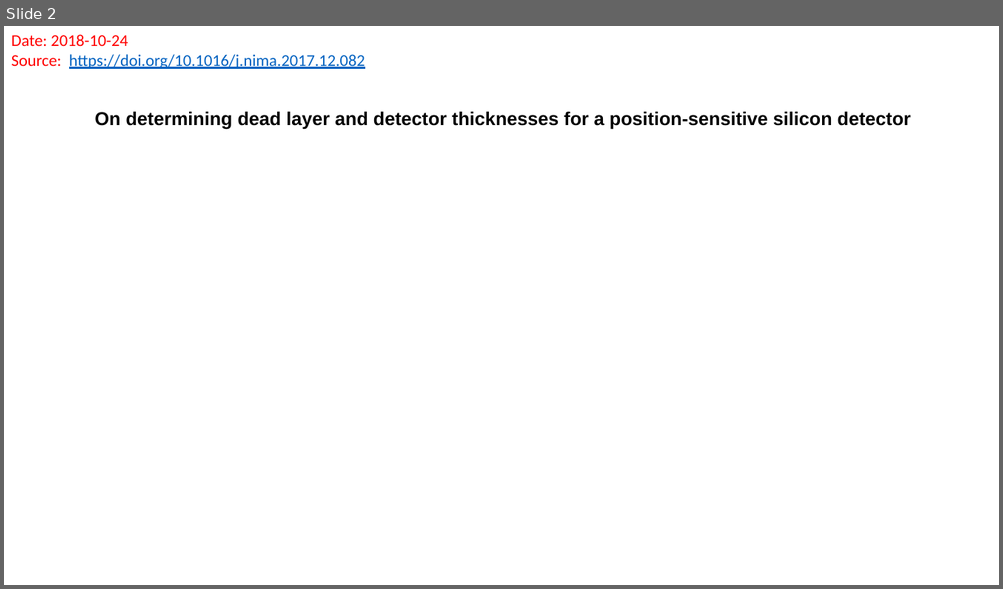
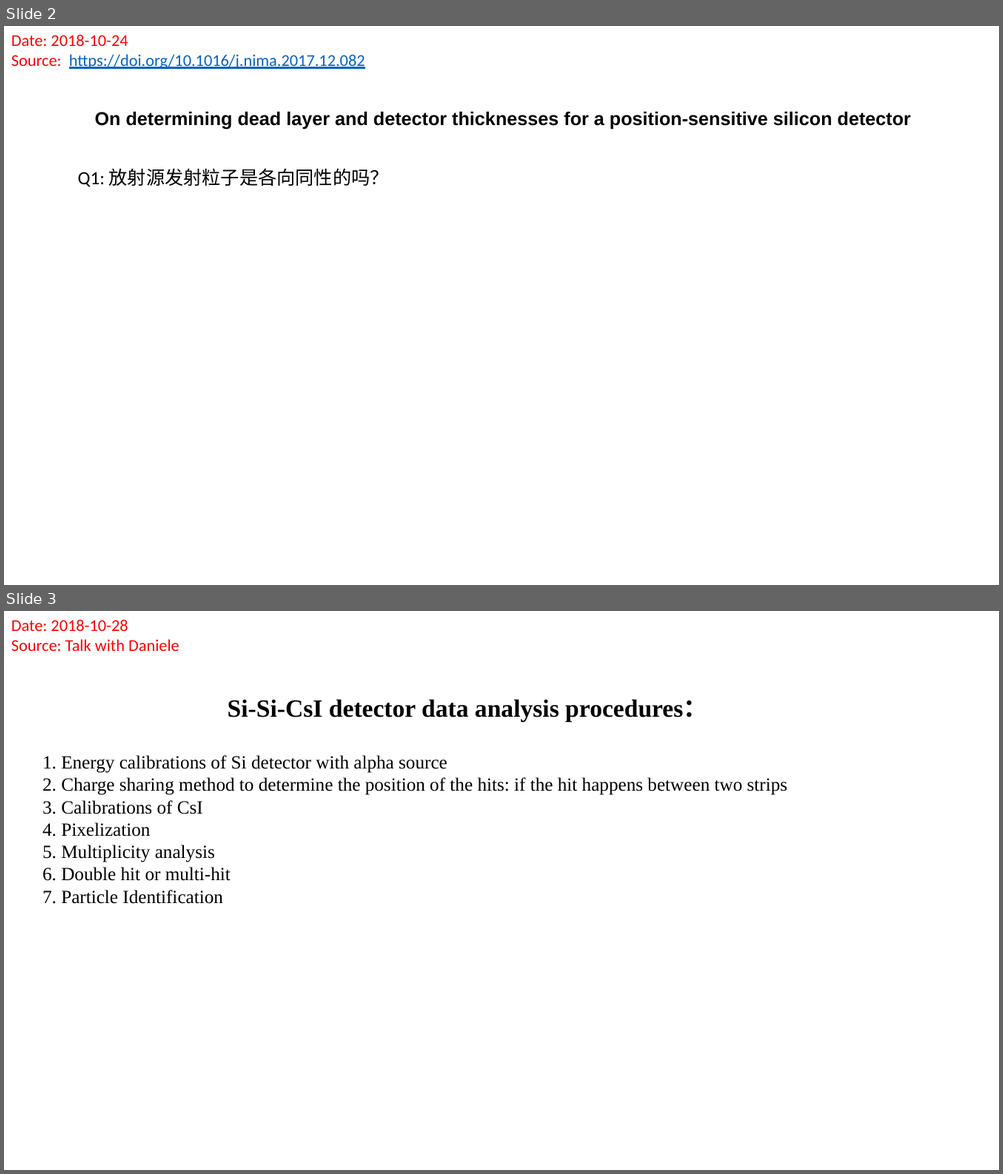
Before and after one commit to gfh16/StudyNotes, a slide deck: 03DE-E-Detector.pptx. Shown one above the other, each under a label of ours: slide 2 before the commit, slides 2 and 3 after it. The pictures are 1003x589 and 1003x1174 pixels, drawn with LibreOffice and Linux fonts; fonts in the diff are those of the drawing. Boxes give left, top, right and bottom in pixels: in the first picture for what was removed or moved away, otherwise in the second. Text is boxed around its words. In the diff, an @@ line names an element or a change of style, - is before the commit and + after.

```diff
--- a/03DE-E-Detector.pptx
+++ b/03DE-E-Detector.pptx
@@ slide 3 added at [4, 611, 999, 1170], background #FFFFFF @@
@@ text added at [11, 619, 179, 651], 16 pt, text #FF0000 @@
+Date: 2018-10-28
+Source: Talk with Daniele
@@ text added at [227, 699, 708, 722], 24 pt, text #000000, bold @@
+Si-Si-CsI detector data analysis procedures：
@@ text added at [42, 755, 788, 904], 18 pt, text #000000 @@
+1. Energy calibrations of Si detector with alpha source
+2. Charge sharing method to determine the position of the hits: if the hit happens between two strips
+3. Calibrations of CsI
+4. Pixelization
+5. Multiplicity analysis
+6. Double hit or multi-hit
+7. Particle Identification
@@ slide 2 changed as well @@
@@ text added at [78, 168, 389, 187], 18 pt, text #000000 @@
+Q1: 放射源发射粒子是各向同性的吗？
```
Also in this commit, not shown: 1 other slide changed, 4 other slides added, 1 other file.
